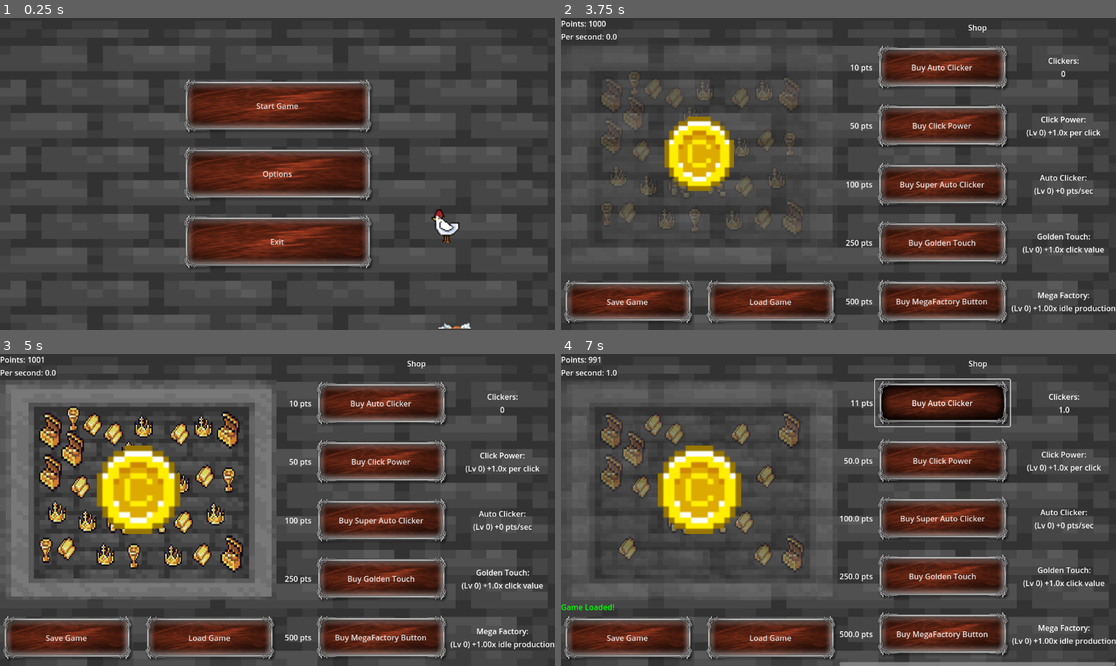
Above: before the commit, frames 1-4 (two rows, left to right).
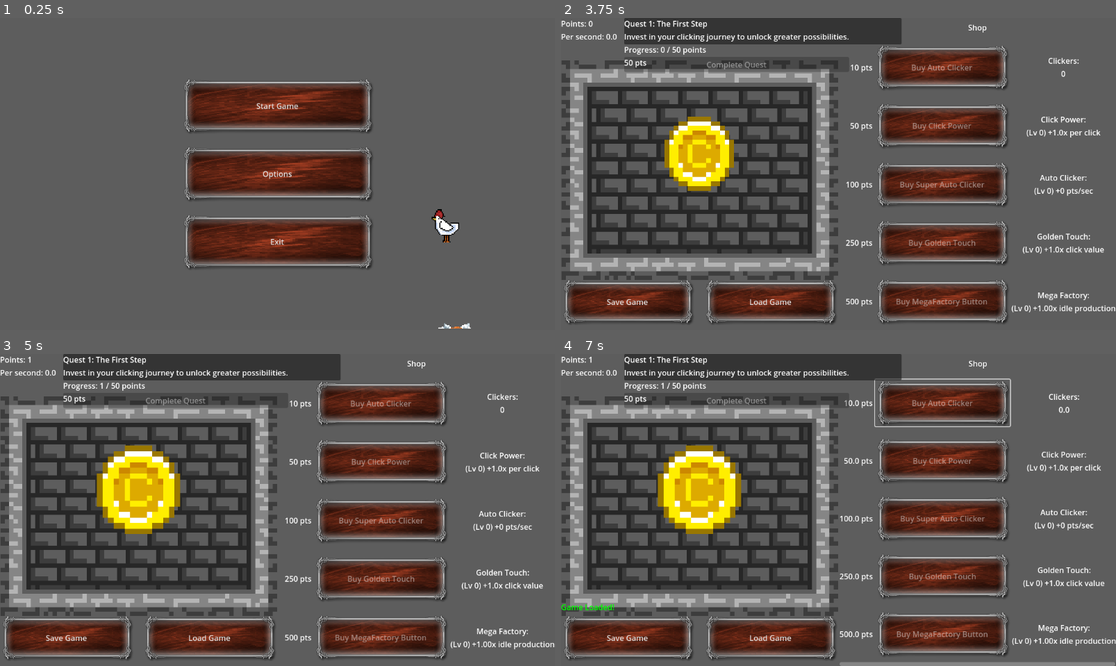
Above: after the commit, the same moments.

Repository: SamuelMTack/Push-Out-Games
Game: Godot game, scene res://main_ui.tscn
The game is run twice, just before and just after one commit, with the same random seed, the same clock (stepped at 60 frames per second) and the same inputs.
Inputs (mouse positions are in pixels of both pictures, inside the frame that each line leads up to):
- Up to frame 1 (0.25 s): no input
- Up to frame 2 (3.75 s): click "Start Game" at 0.5 s; click "Start Game" at 1.25 s; click "Start Game" at 2 s; click "Options" at 2.75 s
- Up to frame 3 (5 s): click (138, 491) at 4.25 s
- Up to frame 4 (7 s): click "Save Game" at 5 s; click "Load Game" at 5.75 s; click (943, 403) at 6.5 s, where only the run before the commit has a clickable "Buy Auto Clicker"

The runs differ from the first frame. In frame 1, 37% of the frame differs, in the area x 0-100%, y 0-100%; in frame 2, 36%; in frame 3, 36%; in frame 4, 36%.

Commit message:
Added Quest System Changed Backgrounds as well

Diff:
--- a/claude-clicker-game/Scripts/node_2d.gd
+++ b/claude-clicker-game/Scripts/node_2d.gd
@@ -27,6 +27,11 @@
 var mega_factory_price = 500
 var mega_factory_multiplier = 1.0
 
+# Quest system
+var current_quest_index = 0
+var quests = []
+
+# Background Changes
 var current_background_tier = 0
 
 # Save file path
@@ -45,6 +50,17 @@
 @onready var save_status_label = %SaveStatusLabel
 @onready var background_sprite = %BackgroundSprite
 @onready var backgroundarea: TextureRect = %Backgroundarea
+@onready var quest_panel = $QuestPanel
+@onready var quest_title_label = $QuestPanel/QuestVBox/QuestTitleLabel
+@onready var quest_description_label = $QuestPanel/QuestVBox/QuestDescriptionLabel
+@onready var quest_progress_label = $QuestPanel/QuestVBox/QuestProgressLabel
+@onready var complete_quest_button = $QuestPanel/QuestVBox/CompleteQuestButton
+@onready var quest_cost_label = $QuestPanel/QuestVBox/CompleteQuestButton/CostLabel
+@onready var quest_popup = $QuestCompletionPopup
+@onready var popup_title = $QuestCompletionPopup/PopupVBox/PopupTitle
+@onready var popup_message = $QuestCompletionPopup/PopupVBox/PopupMessage
+@onready var popup_reward = $QuestCompletionPopup/PopupVBox/PopupReward
+@onready var popup_close_button = $QuestCompletionPopup/PopupVBox/CloseButton
 
 
 #GPU Particles Handling
@@ -56,6 +72,8 @@
 
 
 func _ready():
+	initialize_quests()
+
 	# Connect signals
 	click_button.pressed.connect(_on_click_button_pressed)
 	%BuyClickerButton.pressed.connect(_on_buy_clicker_pressed)
@@ -65,6 +83,11 @@
 	%BuyMegaFactoryButton.pressed.connect(_on_buy_mega_factory_pressed)
 	save_button.pressed.connect(_on_save_button_pressed)
 	load_button.pressed.connect(_on_load_button_pressed)
+	complete_quest_button.pressed.connect(_on_complete_quest_pressed)
+	popup_close_button.pressed.connect(_on_popup_close_pressed)
+
+	# Hide popup initially
+	quest_popup.visible = false
 
 	# Start idle clicker timer
 	var timer = Timer.new()
@@ -79,6 +102,60 @@
 
 	update_ui()
 	update_background()
+	update_quest_ui()
+
+func initialize_quests():
+	quests = [
+		{
+			"title": "The First Step",
+			"description": "Invest in your clicking journey to unlock greater possibilities.",
+			"cost": 50,
+			"reward": "Unlocked: Click Efficiency +10%",
+			"reward_type": "click_bonus",
+			"reward_value": 0.1
+		},
+		{
+			"title": "Gathering Momentum",
+			"description": "Expand your operation to reach new heights of production.",
+			"cost": 200,
+			"reward": "Unlocked: Idle Speed Boost +25%",
+			"reward_type": "idle_bonus",
+			"reward_value": 0.25
+		},
+		{
+			"title": "Industrial Revolution",
+			"description": "Fund the construction of advanced automation systems.",
+			"cost": 750,
+			"reward": "Unlocked: +3 Free Idle Clickers",
+			"reward_type": "free_clickers",
+			"reward_value": 3
+		},
+		{
+			"title": "The Golden Age",
+			"description": "Achieve prosperity through massive investment in infrastructure.",
+			"cost": 2000,
+			"reward": "Unlocked: Click Power x2",
+			"reward_type": "click_multiplier",
+			"reward_value": 2.0
+		},
+		{
+			"title": "Technological Singularity",
+			"description": "Push the boundaries of what's possible with cutting-edge innovation.",
+			"cost": 5000,
+			"reward": "Unlocked: All Production x1.5",
+			"reward_type": "global_multiplier",
+			"reward_value": 1.5
+		},
+		{
+			"title": "Cosmic Domination",
+			"description": "Transcend mortal limits and ascend to legendary status.",
+			"cost": 15000,
+			"reward": "Victory! You've mastered the clicker realm!",
+			"reward_type": "victory",
+			"reward_value": 0
+		}
+	]
+
 
 func _on_click_button_pressed():
 	var click_value = points_per_click * click_multiplier_bonus * golden_touch_bonus
@@ -89,6 +166,9 @@
 	print(str(gpu_particles_2d.amount_ratio))
 	update_ui()
 	update_background()
+	update_quest_ui()
+
+
 	# Add animation effect
 	click_button.scale = Vector2(3.2, 3.2)
 	var tween = create_tween()
@@ -138,6 +218,65 @@
 		mega_factory_multiplier = 1.0 + (mega_factory_level * 0.25)
 		mega_factory_price = int(500 * pow(4, mega_factory_level))
 		update_ui()
+
+func _on_complete_quest_pressed():
+	if current_quest_index >= quests.size():
+		return
+
+	var quest = quests[current_quest_index]
+	if points >= quest.cost:
+		points -= quest.cost
+
+		# Apply quest reward
+		apply_quest_reward(quest)
+
+		# Show completion popup
+		show_quest_completion_popup(quest)
+
+		# Move to next quest
+		current_quest_index += 1
+
+		update_ui()
+		update_quest_ui()
+
+func apply_quest_reward(quest: Dictionary):
+	match quest.reward_type:
+		"click_bonus":
+			points_per_click += quest.reward_value
+		"idle_bonus":
+			idle_click_rate += quest.reward_value
+		"free_clickers":
+			idle_clickers += int(quest.reward_value)
+		"click_multiplier":
+			click_multiplier_bonus *= quest.reward_value
+		"global_multiplier":
+			idle_click_rate *= quest.reward_value
+			mega_factory_multiplier *= quest.reward_value
+
+func show_quest_completion_popup(quest: Dictionary):
+	popup_title.text = "Quest Complete!"
+	popup_message.text = quest.title + " - Completed!"
+	popup_reward.text = quest.reward
+	quest_popup.visible = true
+
+func _on_popup_close_pressed():
+	quest_popup.visible = false
+
+func update_quest_ui():
+	if current_quest_index >= quests.size():
+		quest_title_label.text = "All Quests Complete!"
+		quest_description_label.text = "You've conquered every challenge!"
+		quest_progress_label.text = "Congratulations, Master Clicker!"
+		complete_quest_button.visible = false
+		return
+
+	var quest = quests[current_quest_index]
+	quest_title_label.text = "Quest %d: %s" % [current_quest_index + 1, quest.title]
+	quest_description_label.text = quest.description
+	quest_progress_label.text = "Progress: %d / %d points" % [int(points), quest.cost]
+	quest_cost_label.text = str(quest.cost) + " pts"
+	complete_quest_button.disabled = points < quest.cost
+
 
 func _on_idle_timer_timeout():
 	if idle_clickers > 0 or auto_clicker_bonus > 0:
@@ -168,18 +307,26 @@
 			set_fallback_background(current_background_tier)
 
 func get_background_tier() -> int:
-	if points >= 10000:
-		return 6  # Galaxy/Space theme
-	elif points >= 5000:
-		return 5  # Golden palace theme
-	elif points >= 2000:
-		return 4  # City skyline theme
+
+
+	if points >= 30000:
+		return 9
+	elif points >= 20000:
+		return 8
+	elif points >= 15000:
+		return 7
+	elif points >= 10000:
+		return 6
+	elif points >= 6000:
+		return 5
+	elif points >= 3000:
+		return 4
 	elif points >= 1000:
-		return 3  # Mountain landscape theme
+		return 3
 	elif points >= 500:
-		return 2  # Forest theme
+		return 2
 	elif points >= 100:
-		return 1  # Sunny field theme
+		return 1
 	else:
 		return 0  # Simple starting theme
 
@@ -190,6 +337,11 @@
 		2: return "res://backgrounds/background_2.png"
 		3: return "res://backgrounds/background_3.png"
 		4: return "res://backgrounds/background_4.png"
+		5: return "res://backgrounds/background_5.png"
+		6: return "res://backgrounds/background_6.png"
+		7: return "res://backgrounds/background_7.png"
+		8: return "res://backgrounds/background_8.png"
+		9: return "res://backgrounds/background_9.png"
 		_: return ""
 
 
@@ -216,7 +368,9 @@
 func save_game():
 	var save_data = {
 		"points": points,
+		"points_per_click": points_per_click,
 		"idle_clickers": idle_clickers,
+		"idle_click_rate": idle_click_rate,
 		"clicker_price": clicker_price,
 		"click_multiplier_level": click_multiplier_level,
 		"click_multiplier_price": click_multiplier_price,
@@ -229,7 +383,8 @@
 		"golden_touch_bonus": golden_touch_bonus,
 		"mega_factory_level": mega_factory_level,
 		"mega_factory_price": mega_factory_price,
-		"mega_factory_multiplier": mega_factory_multiplier
+		"mega_factory_multiplier": mega_factory_multiplier,
+		"current_quest_index": current_quest_index
 	}
 
 	var file = FileAccess.open(SAVE_PATH, FileAccess.WRITE)
@@ -257,7 +412,9 @@
 		if parse_result == OK:
 			var save_data = json.data
 			points = save_data.get("points", 0)
+			points_per_click = save_data.get("points_per_click", 1)
 			idle_clickers = save_data.get("idle_clickers", 0)
+			idle_click_rate = save_data.get("idle_click_rate", 1.0)
 			clicker_price = save_data.get("clicker_price", clicker_base_price)
 			click_multiplier_level = save_data.get("click_multiplier_level", 0)
 			click_multiplier_price = save_data.get("click_multiplier_price", 50)
@@ -271,7 +428,12 @@
 			mega_factory_level = save_data.get("mega_factory_level", 0)
 			mega_factory_price = save_data.get("mega_factory_price", 500)
 			mega_factory_multiplier = save_data.get("mega_factory_multiplier", 1.0)
+			current_quest_index = save_data.get("current_quest_index", 0)
+
 			update_ui()
+			update_background()
+			update_quest_ui()
+
 			show_save_status("Game Loaded!", Color.GREEN)
 		else:
 			show_save_status("Load Failed!", Color.RED)
--- a/claude-clicker-game/node_2d.tscn
+++ b/claude-clicker-game/node_2d.tscn
@@ -41,7 +41,6 @@
 size_flags_horizontal = 4
 size_flags_vertical = 4
 script = ExtResource("1_6whob")
-points = 1000
 
 [node name="GPUParticles2D" type="GPUParticles2D" parent="."]
 unique_name_in_owner = true
@@ -62,6 +61,7 @@
 parameters/looping = true
 
 [node name="BackgroundImage" type="Panel" parent="."]
+z_index = -11
 layout_mode = 1
 anchors_preset = 15
 anchor_right = 1.0
@@ -111,9 +111,15 @@
 [node name="Backgroundarea" type="TextureRect" parent="BackgroundImage/HBoxContainer/VBoxContainer/Clickarea"]
 unique_name_in_owner = true
 layout_mode = 1
-anchors_preset = 15
-anchor_right = 1.0
-anchor_bottom = 1.0
+anchors_preset = -1
+anchor_left = 0.002
+anchor_top = 0.075
+anchor_right = 1.0
+anchor_bottom = 1.0
+offset_left = -0.148
+offset_top = -0.20000076
+offset_right = 1.0
+offset_bottom = 34.0
 grow_horizontal = 2
 grow_vertical = 2
 texture = ExtResource("2_d21ai")
@@ -398,4 +404,65 @@
 text = "MegaFactoryLevel"
 vertical_alignment = 1
 
+[node name="QuestPanel" type="Panel" parent="."]
+layout_mode = 0
+offset_left = 131.09088
+offset_top = 0.2727356
+offset_right = 707.0908
+offset_bottom = 55.272736
+
+[node name="QuestVBox" type="VBoxContainer" parent="QuestPanel"]
+layout_mode = 0
+offset_right = 40.0
+offset_bottom = 40.0
+
+[node name="QuestTitleLabel" type="Label" parent="QuestPanel/QuestVBox"]
+layout_mode = 2
+
+[node name="QuestDescriptionLabel" type="Label" parent="QuestPanel/QuestVBox"]
+layout_mode = 2
+
+[node name="QuestProgressLabel" type="Label" parent="QuestPanel/QuestVBox"]
+layout_mode = 2
+
+[node name="CompleteQuestButton" type="Button" parent="QuestPanel/QuestVBox"]
+layout_mode = 2
+text = "Complete Quest"
+
+[node name="CostLabel" type="Label" parent="QuestPanel/QuestVBox/CompleteQuestButton"]
+layout_mode = 0
+offset_right = 40.0
+offset_bottom = 23.0
+
+[node name="QuestCompletionPopup" type="Panel" parent="."]
+layout_mode = 0
+offset_left = -69.0
+offset_top = -67.0
+offset_right = -34.0
+offset_bottom = -42.0
+
+[node name="PopupVBox" type="VBoxContainer" parent="QuestCompletionPopup"]
+layout_mode = 1
+anchors_preset = -1
+anchor_right = 16.205
+anchor_bottom = 13.750001
+offset_left = 298.2727
+offset_top = 296.36365
+offset_right = -143.90228
+offset_bottom = 64.61362
+
+[node name="PopupTitle" type="Label" parent="QuestCompletionPopup/PopupVBox"]
+layout_mode = 2
+text = "Quest Complete"
+
+[node name="PopupMessage" type="Label" parent="QuestCompletionPopup/PopupVBox"]
+layout_mode = 2
+
+[node name="PopupReward" type="Label" parent="QuestCompletionPopup/PopupVBox"]
+layout_mode = 2
+
+[node name="CloseButton" type="Button" parent="QuestCompletionPopup/PopupVBox"]
+layout_mode = 2
+text = "Continue"
+
 [connection signal="timeout" from="BackgroundImage/HBoxContainer/VBoxContainer/Clickarea/ClickButton/TimerLastClick" to="." method="_on_timer_last_click_timeout"]
--- a/claude-clicker-game/project.godot
+++ b/claude-clicker-game/project.godot
@@ -12,7 +12,7 @@
 
 config/name="Claude Clicker Game"
 run/main_scene="uid://bn7bcymv1b1dm"
-config/features=PackedStringArray("4.4", "Forward Plus")
+config/features=PackedStringArray("4.5", "Forward Plus")
 boot_splash/bg_color=Color(1, 1, 1, 1)
 boot_splash/image="uid://lxau3gv5324y"
 config/icon="uid://5wyxn05cdg7p"
@@ -21,3 +21,7 @@
 [display]
 
 mouse_cursor/custom_image="uid://cr0ms0006tinh"
+
+[rendering]
+
+textures/canvas_textures/default_texture_filter=0
Not shown, changed: claude-clicker-game/PushOutGames Logo.png.import
Not shown, changed: claude-clicker-game/Sprites/1.png.import
Not shown, changed: claude-clicker-game/Sprites/2.png.import
Not shown, changed: claude-clicker-game/Sprites/3.png.import
Not shown, changed: claude-clicker-game/Sprites/4.png.import
Not shown, changed: claude-clicker-game/Sprites/5.png.import
Not shown, changed: claude-clicker-game/Sprites/6.png.import
Not shown, changed: claude-clicker-game/Sprites/7.png.import
Not shown, changed: claude-clicker-game/Sprites/8.png.import
Not shown, changed: claude-clicker-game/Sprites/9.png.import
Not shown, changed: claude-clicker-game/Sprites/Chicken_Sprite.png.import
Not shown, changed: claude-clicker-game/Sprites/Falling_Egg_Sprite.png.import
(and 41 more such lines)
